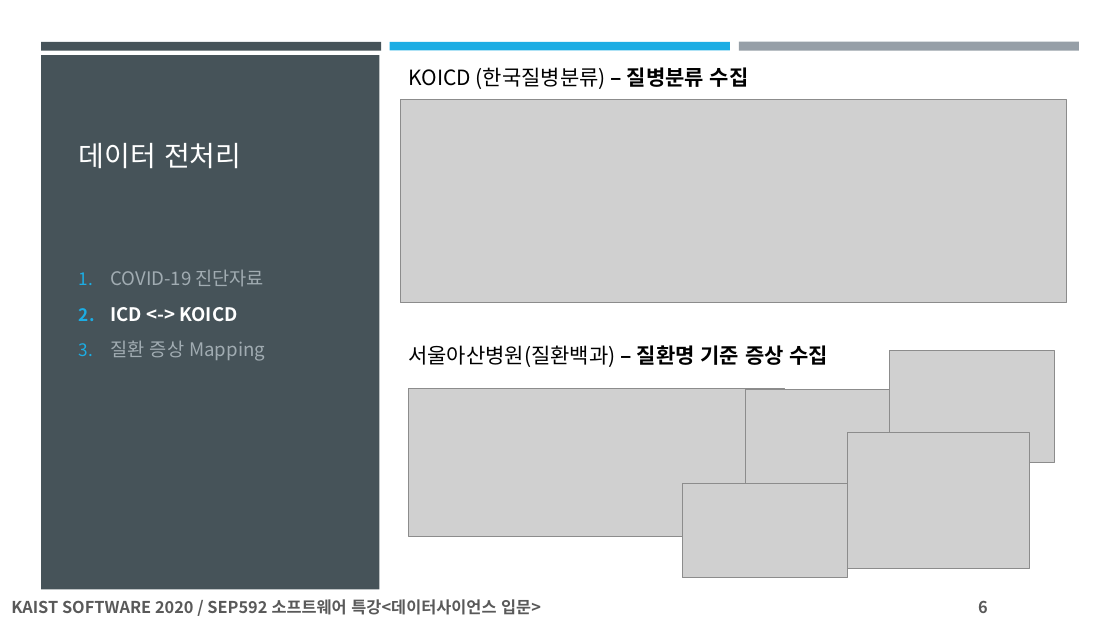
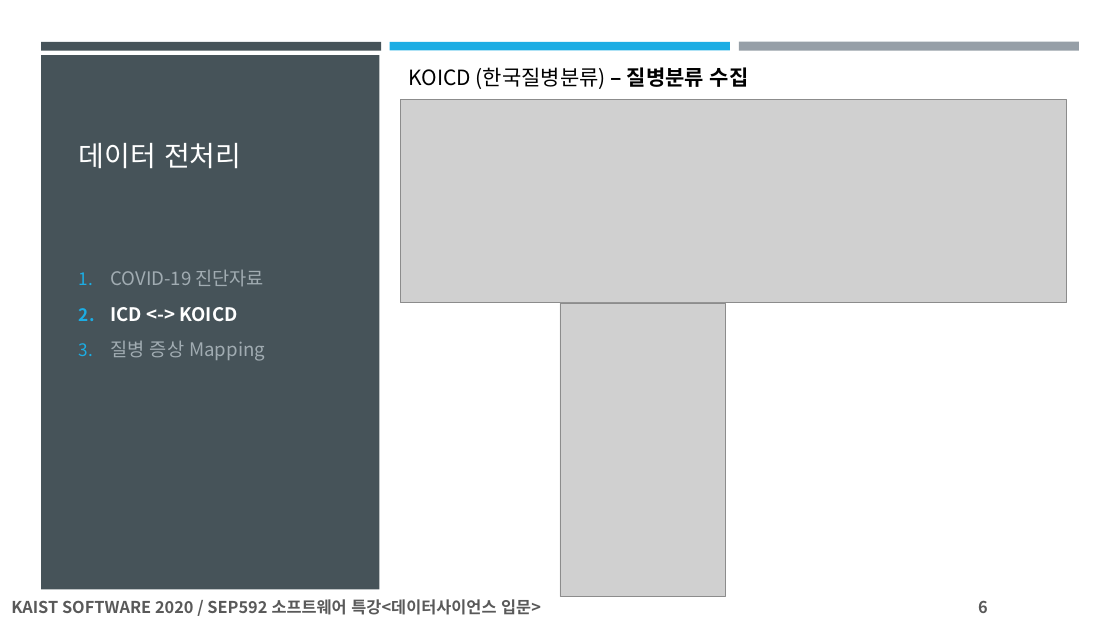
Before and after one commit to steve-lemon/diagnosis-COVID-19, a slide deck: slide 6 of SEP592_팀프로젝트자료B조/Documents/SEP592_데이타사이언스_최종발표_B조_COVID19_증상(정대욱_홍상표_조성민).pptx. Drawn at 1120x630 pixels with LibreOffice and Linux fonts; fonts in the diff are those of the drawing; grey boxes stand for pictures. Boxes give left, top, right and bottom in pixels: in the first picture for what was removed or moved away, otherwise in the second. Text is boxed around its words. In the diff, an @@ line names an element or a change of style, - is before the commit and + after.

```diff
--- a/SEP592_팀프로젝트자료B조/Documents/SEP592_데이타사이언스_최종발표_B조_COVID19_증상(정대욱_홍상표_조성민).pptx
+++ b/SEP592_팀프로젝트자료B조/Documents/SEP592_데이타사이언스_최종발표_B조_COVID19_증상(정대욱_홍상표_조성민).pptx
@@ picture added at [560,303,726,597] @@
@@ text at [110,341,265,361]: text changed @@
-3. 질환 증상 Mapping
+3. 질병 증상 Mapping
@@ text removed at [408,345,829,367] @@
-서울아산병원(질환백과) – 질환명 기준 증상 수집
@@ picture removed at [890,351,1055,463] @@
@@ picture removed at [408,388,785,536] @@
@@ picture removed at [745,390,919,484] @@
@@ picture removed at [848,433,1030,569] @@
@@ picture removed at [682,484,848,578] @@
```
Also in this commit, not shown: 18 other slides changed, 1 slide added.
